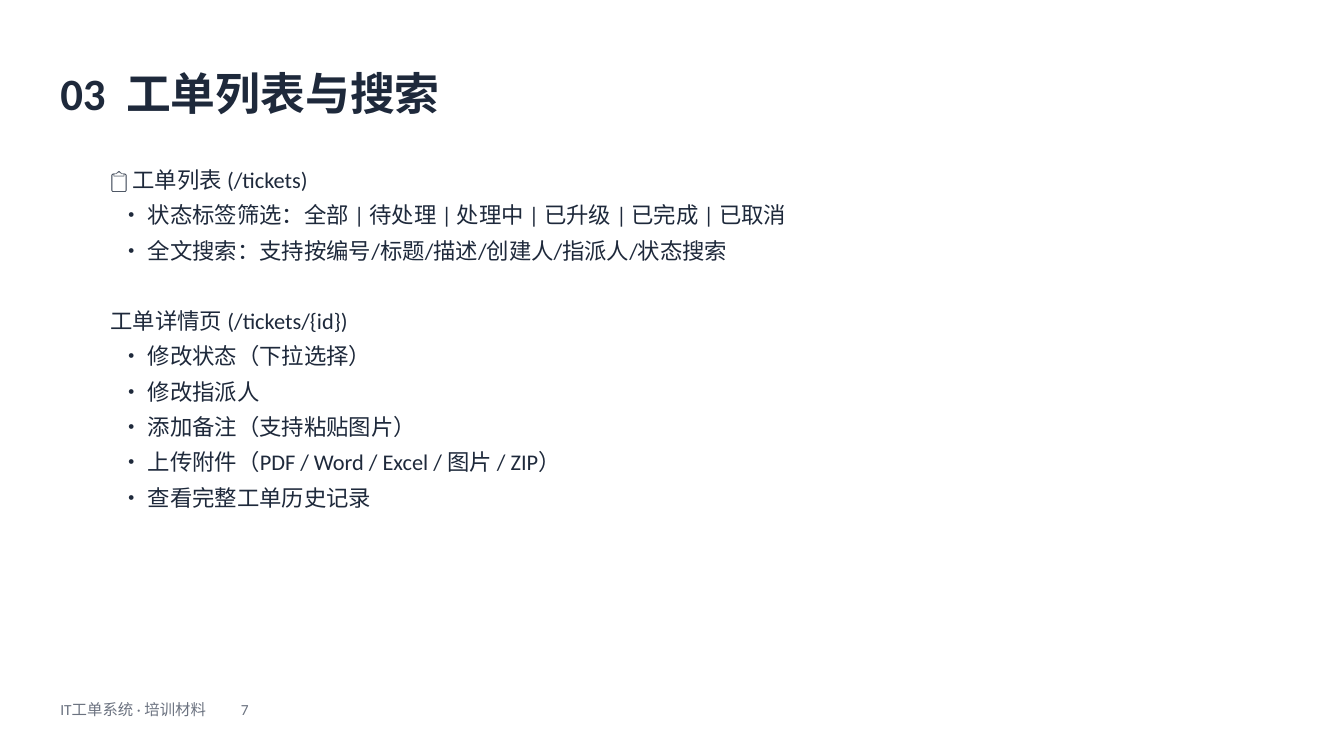
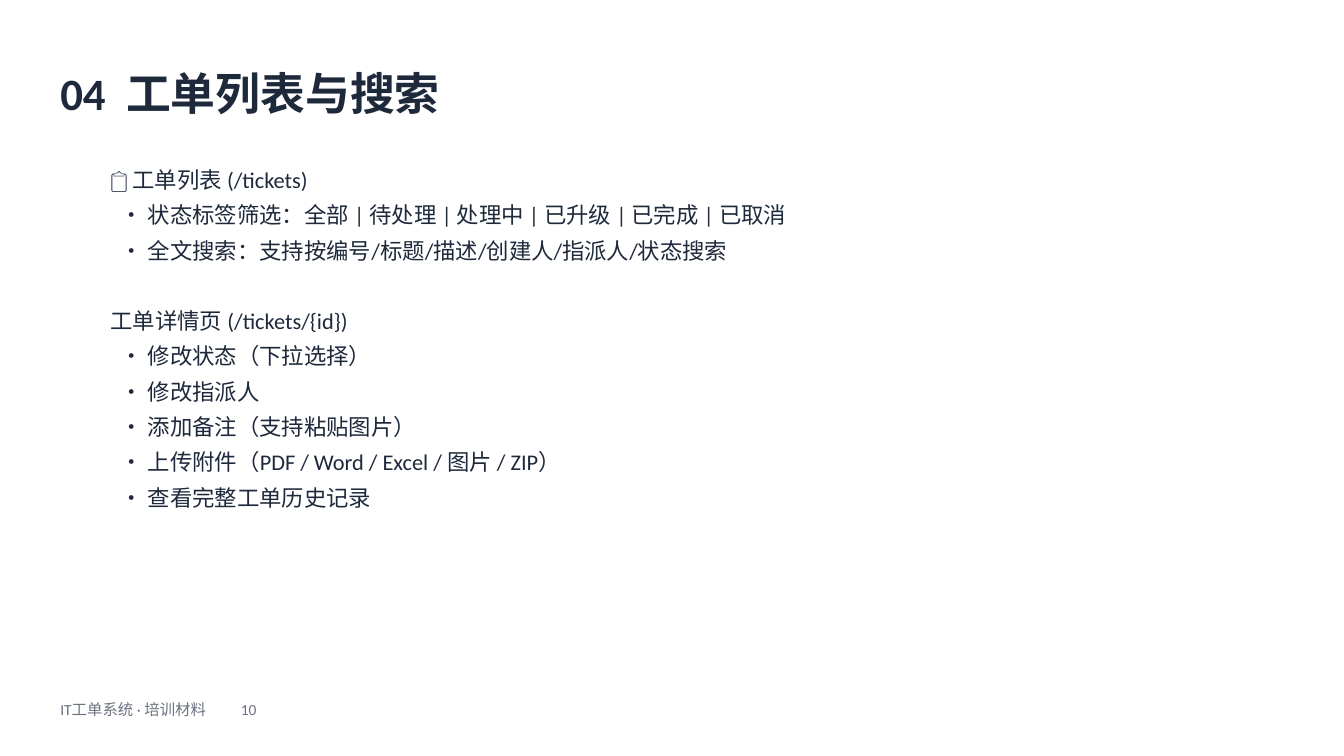
Before and after one commit to vspoptang/it-ticketing, a slide deck: slide 10 of docs/IT工单系统-培训材料.pptx (slide 7 before the commit). Drawn at 1344x756 pixels with LibreOffice and Linux fonts; fonts in the diff are those of the drawing. Boxes give left, top, right and bottom in pixels: in the first picture for what was removed or moved away, otherwise in the second. Text is boxed around its words. In the diff, an @@ line names an element or a change of style, - is before the commit and + after.

```diff
--- a/docs/IT工单系统-培训材料.pptx
+++ b/docs/IT工单系统-培训材料.pptx
@@ text at <box>60,72,440,114</box>: text changed @@
-03 工单列表与搜索
+04 工单列表与搜索
@@ text at <box>60,702,257,716</box>: text changed @@
-IT工单系统 · 培训材料 7
+IT工单系统 · 培训材料 10
```
Also in this commit, not shown: 12 other slides changed, 3 slides added, 2 other files.
